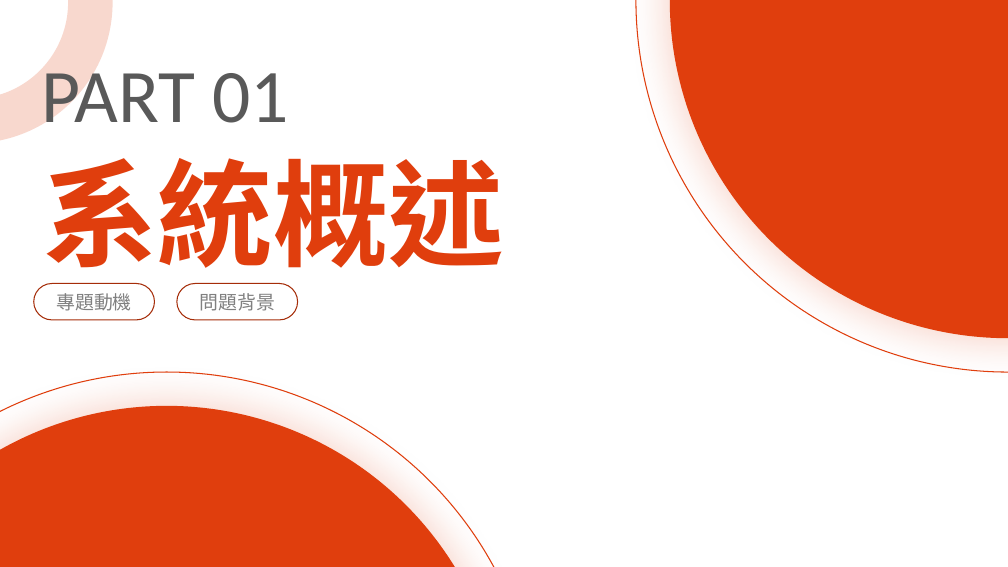
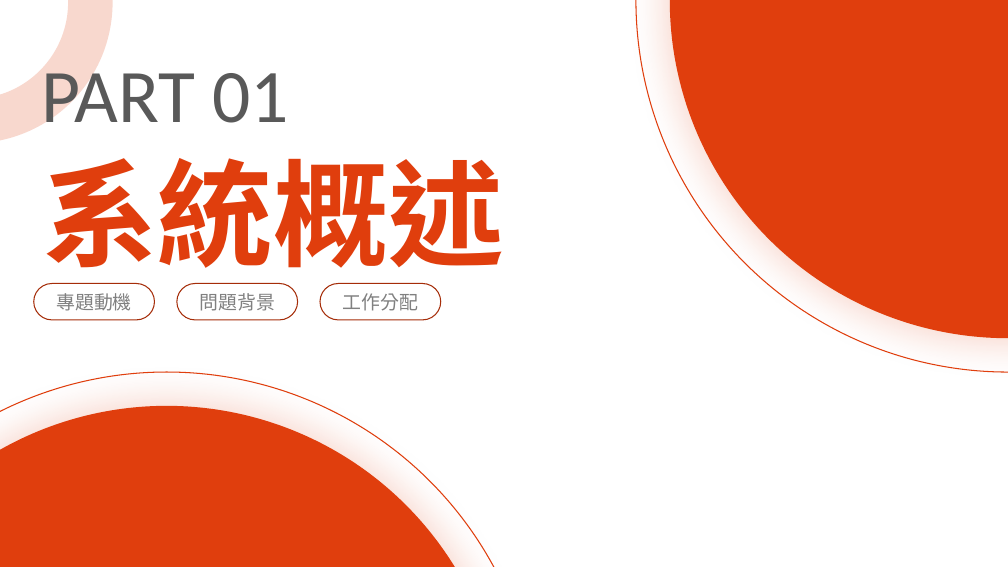
Before and after one commit to oscar940917/Smart-innovation-platform, a slide deck: slide 3 of 智慧創新平台/成果/智慧創新平台專題報告.pptx. Drawn at 1008x567 pixels with LibreOffice and Linux fonts; fonts in the diff are those of the drawing; background and template pictures are left out. Boxes give left, top, right and bottom in pixels: in the first picture for what was removed or moved away, otherwise in the second. Text is boxed around its words. In the diff, an @@ line names an element or a change of style, - is before the commit and + after.

```diff
--- a/智慧創新平台/成果/智慧創新平台專題報告.pptx
+++ b/智慧創新平台/成果/智慧創新平台專題報告.pptx
@@ rounded rectangle added at (320,284,441,320), fill #FFFFFF, outline #A62E0A 1 pt, 18 pt, text #808080 @@
+工作分配
```
Also in this commit, not shown: 1 other slide changed, 3 slides added, 1 other file.
